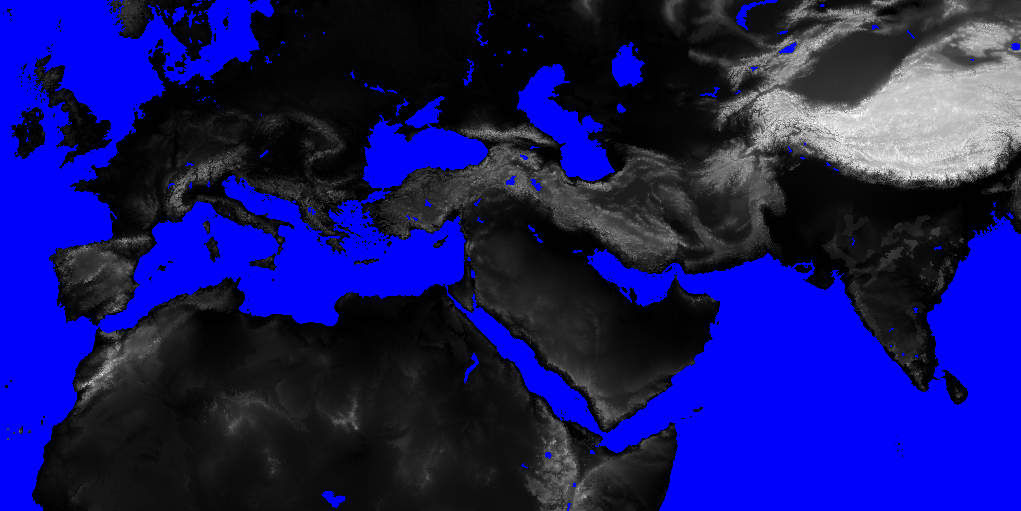
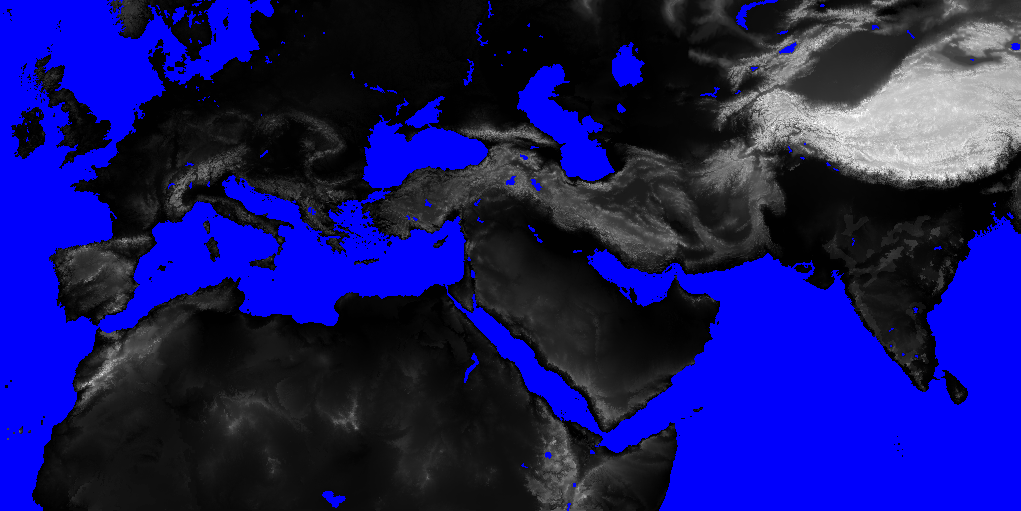
Layered file, before and after one edit (1021x511). Changes by layer:
painted on "map_heights" over [750, 18, 858, 72]
hid "map_ground_types", painted on it over [750, 18, 858, 72]
